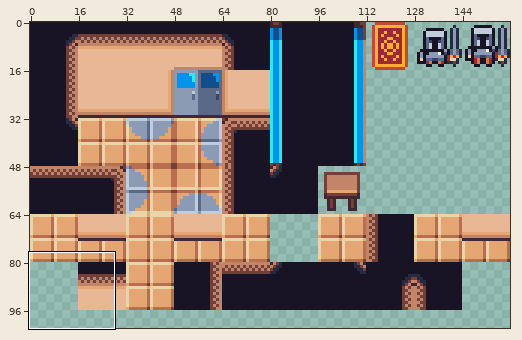
Two versions of one sprite sheet, res/img/room.png. The first picture is a wide view before the edit; the outline marks the close-up.
Close-up. As it was:
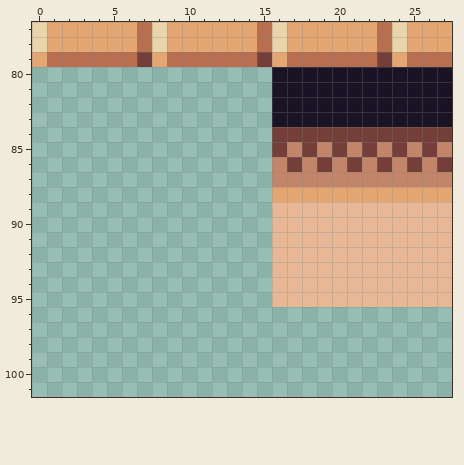
The file is 160x160 pixels. Shown: x 0..27, y 77..101. The wide view leaves out empty margins.
Once edited:
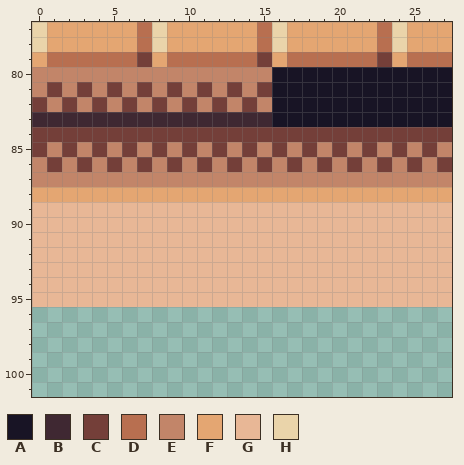
Palette (. is transparent): A #181425  B #3f2832  C #743f39  D #b86f50  E #c28569  F #e4a672  G #e8b796  H #ead4aa
From old to new:
y 80: x 0..15 ................ -> EEEEEEEEEEEEEEEE
y 81: x 0..15 ................ -> ECECECECECECECEC
y 82: x 0..15 ................ -> CECECECECECECECE
y 83: x 0..15 ................ -> BBBBBBBBBBBBBBBB
y 84: x 0..15 ................ -> CCCCCCCCCCCCCCCC
y 85: x 0..15 ................ -> CECECECECECECECE
y 86: x 0..15 ................ -> ECECECECECECECEC
y 87: x 0..15 ................ -> EEEEEEEEEEEEEEEE
y 88: x 0..15 ................ -> FFFFFFFFFFFFFFFF
y 89..95: x 0..15 ................ -> GGGGGGGGGGGGGGGG
